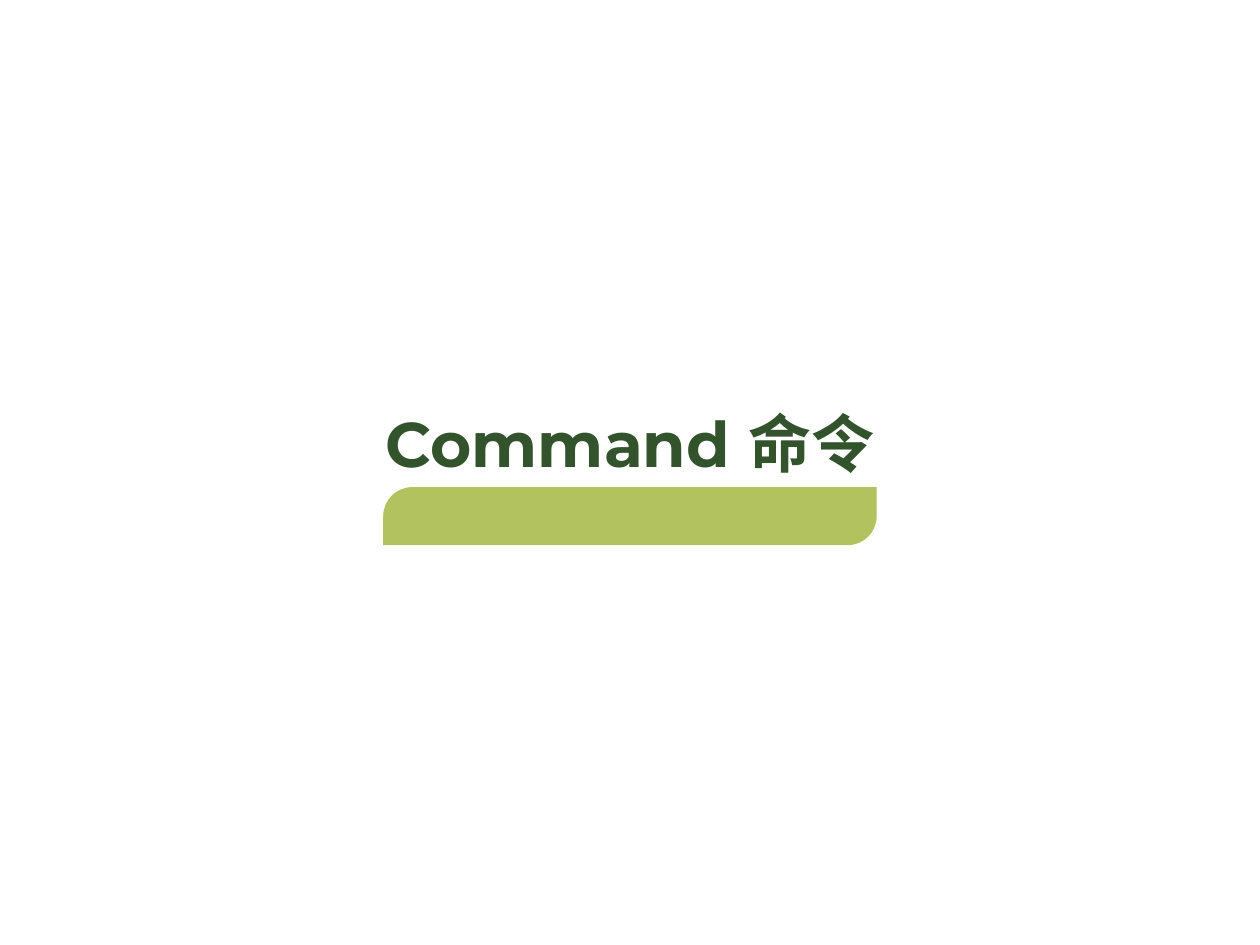
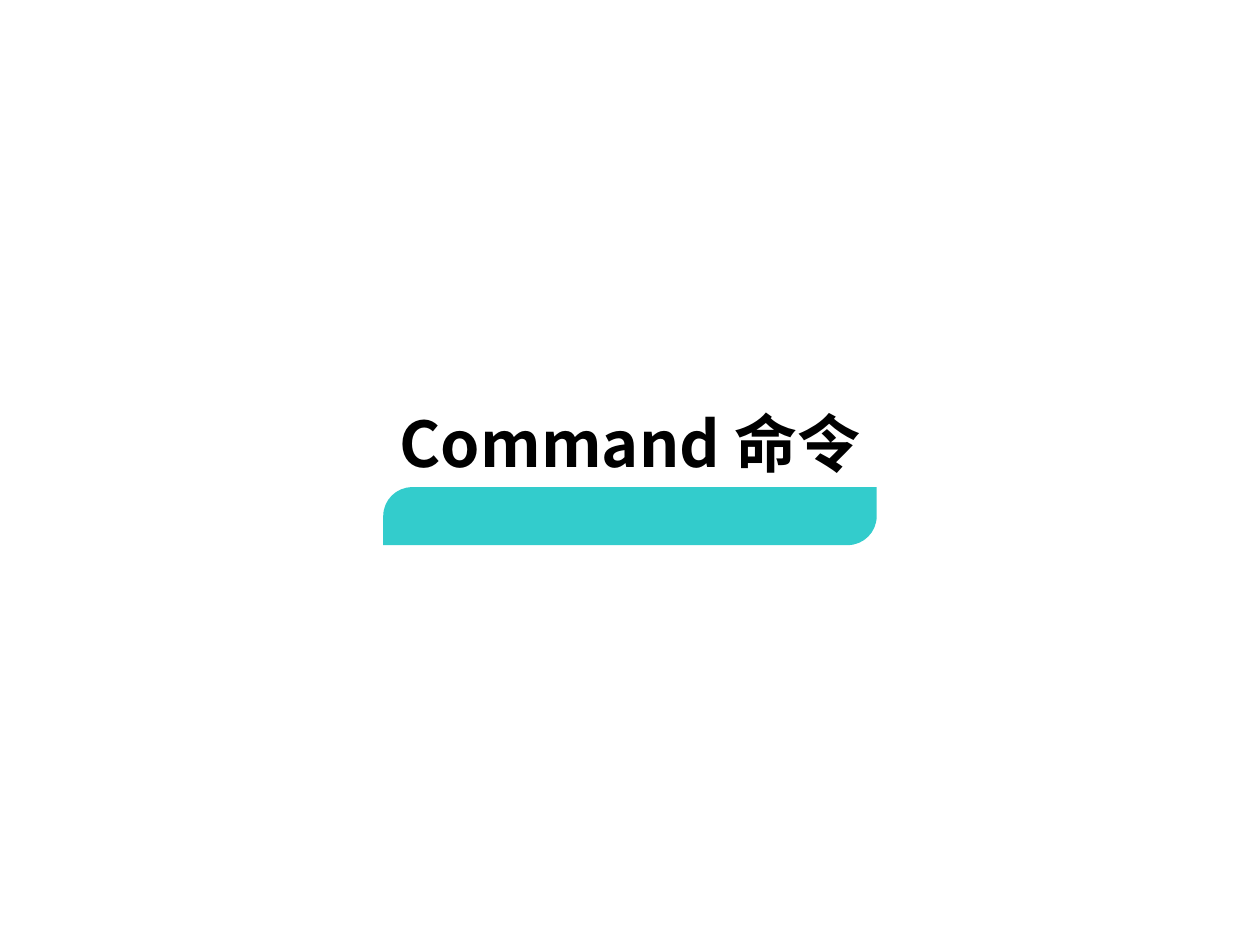
Before and after one commit to PlumpMath/DesignPattern-108, a slide deck: slide 16 of doc/Design Pattern.ppt. Drawn at 1260x945 pixels with LibreOffice and Linux fonts; fonts in the diff are those of the drawing. Boxes give left, top, right and bottom in pixels: in the first picture for what was removed or moved away, otherwise in the second. Text is boxed around its words. In the diff, an @@ line names an element or a change of style, - is before the commit and + after.

```diff
--- a/doc/Design Pattern.ppt
+++ b/doc/Design Pattern.ppt
@@ text "Command 命令" at bbox=[400, 412, 860, 473]: font Montserrat to Noto Sans CJK SC, text colour #32532C to #000000 @@
@@ freeform shape at bbox=[383, 488, 877, 546]: fill #B1C25E to #33CCCC @@
```
Also in this commit, not shown: 12 other slides changed.
